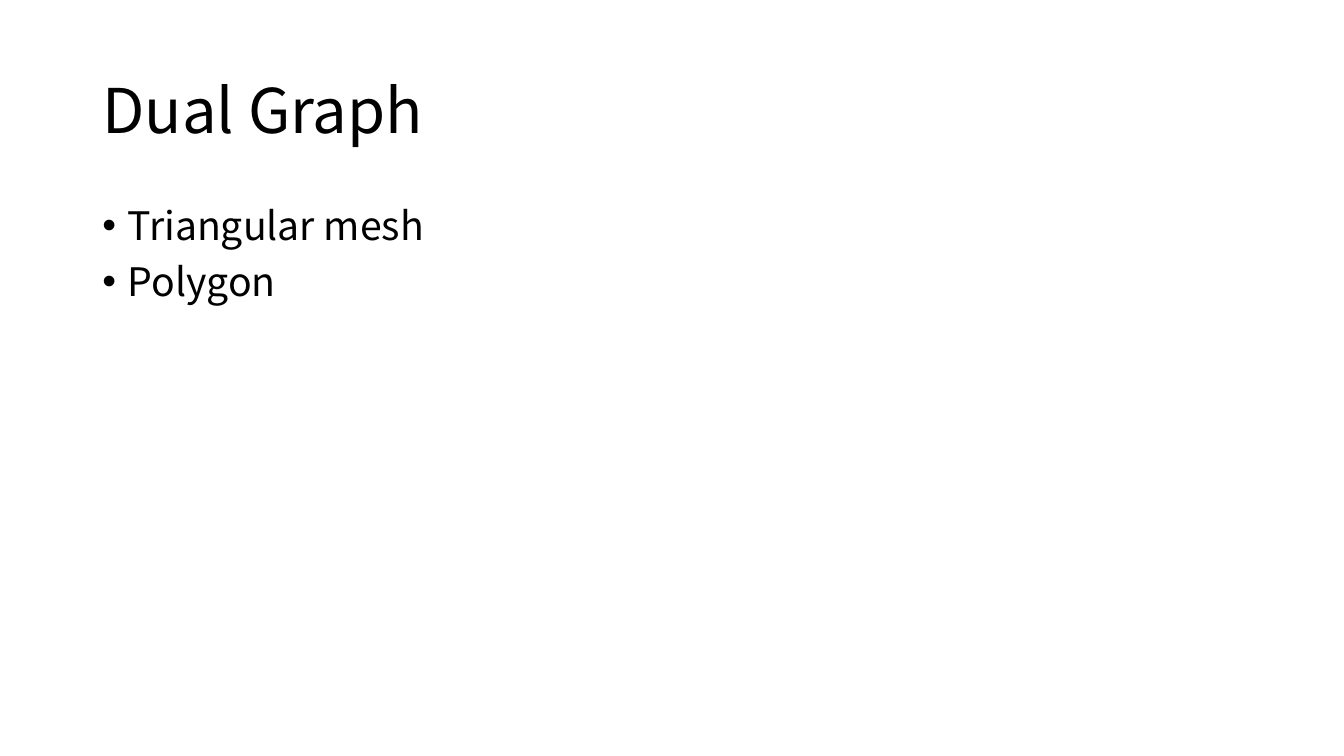
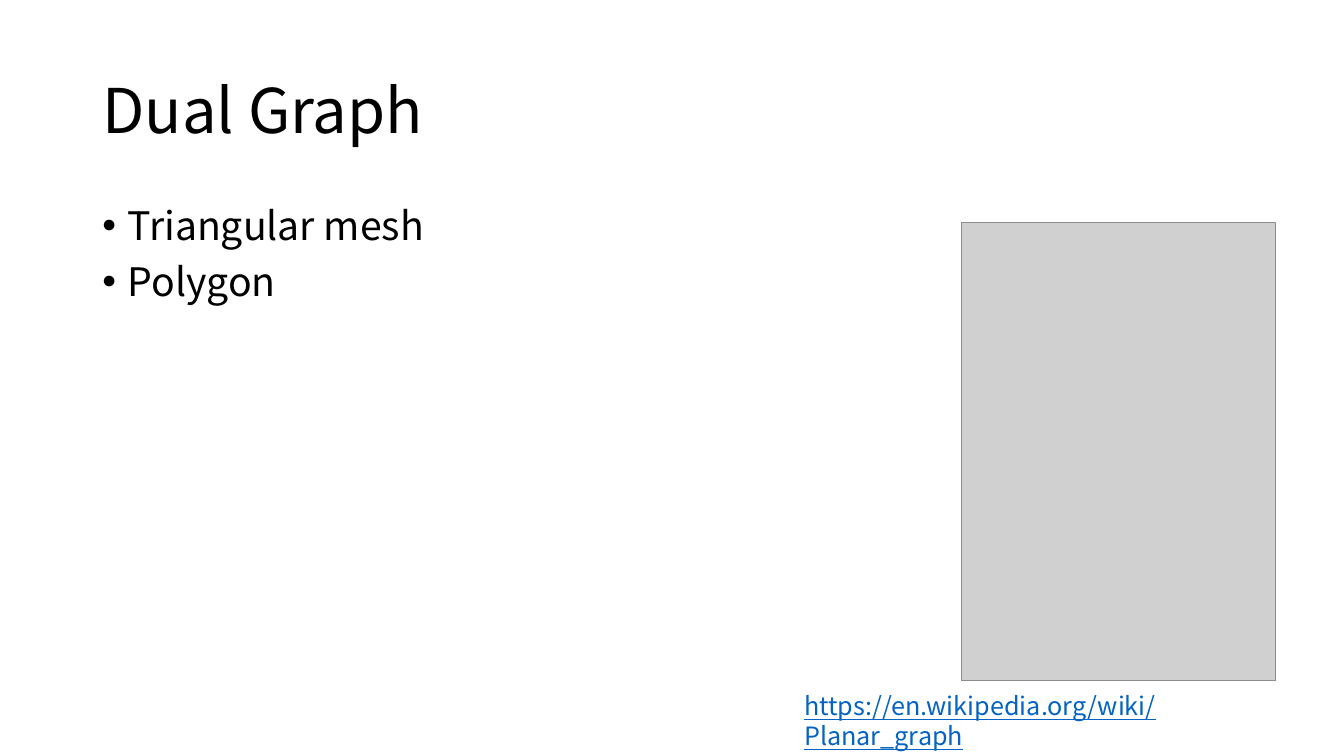
Before and after one commit to ryamada22/atom, a slide deck: slide 8 of Lectures2019/MutationOfTriangularMesh.pptx (slide 13 before the commit). Drawn at 1344x756 pixels with LibreOffice and Linux fonts; fonts in the diff are those of the drawing; grey boxes stand for pictures. Boxes give left, top, right and bottom in pixels: in the first picture for what was removed or moved away, otherwise in the second. Text is boxed around its words. In the diff, an @@ line names an element or a change of style, - is before the commit and + after.

```diff
--- a/Lectures2019/MutationOfTriangularMesh.pptx
+++ b/Lectures2019/MutationOfTriangularMesh.pptx
@@ picture added at (x1=962, y1=223, x2=1275, y2=682) @@
@@ text added at (x1=804, y1=695, x2=1156, y2=751), 18 pt, text #0563C1, underline @@
+https://en.wikipedia.org/wiki/Planar_graph
```
Also in this commit, not shown: 8 other slides changed, 20 slides added, 9 slides removed.
